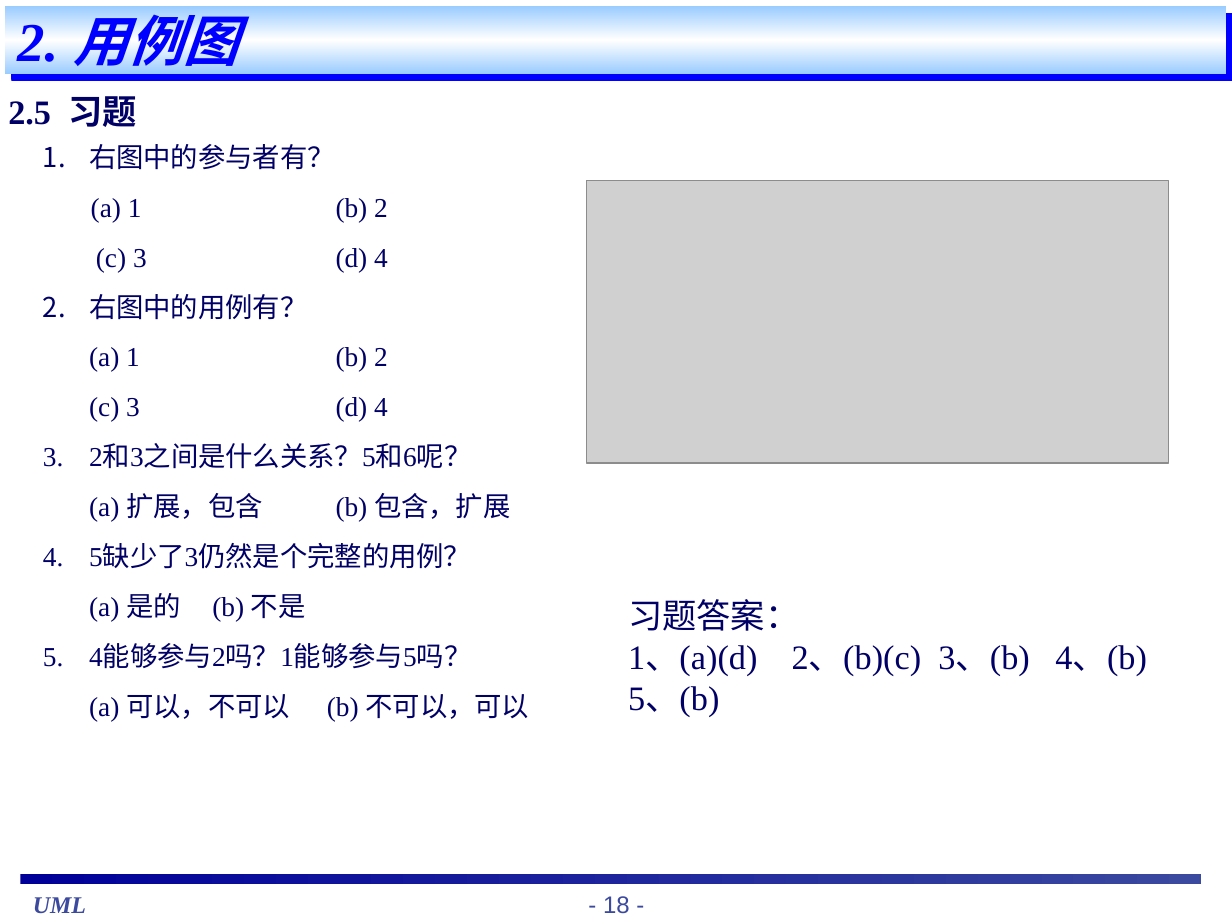
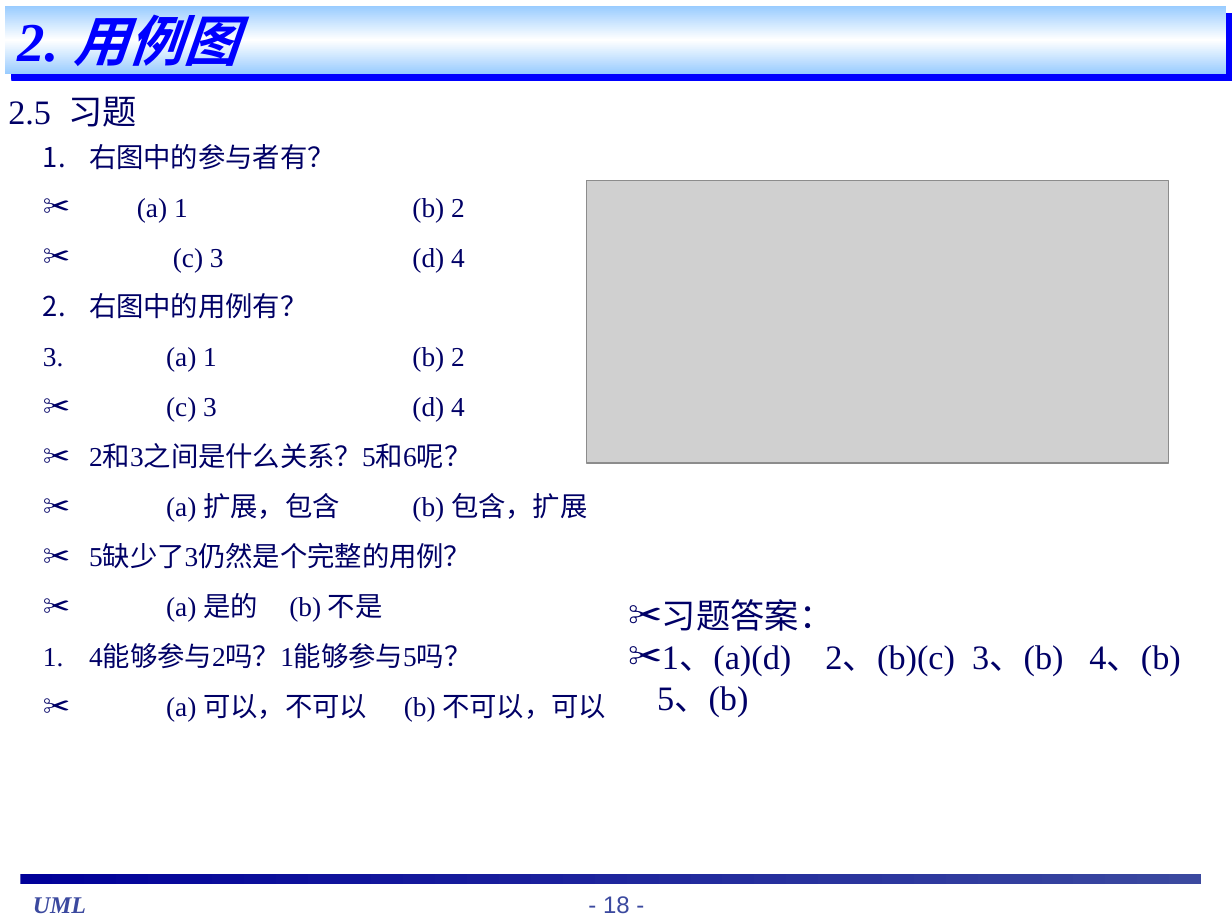
Before and after one commit to hfpf/Note, a slide deck: slide 18 of UML/staruml_教程.ppt. Drawn at 1232x924 pixels with LibreOffice and Linux fonts; fonts in the diff are those of the drawing; grey boxes stand for pictures. Boxes give left, top, right and bottom in pixels: in the first picture for what was removed or moved away, otherwise in the second. Text is boxed around its words. In the diff, an @@ line names an element or a change of style, - is before the commit and + after.

```diff
--- a/UML/staruml_教程.ppt
+++ b/UML/staruml_教程.ppt
@@ text "2.5 习题" at (x1=8, y1=96, x2=136, y2=127): bold off @@
@@ text at (x1=89, y1=198, x2=606, y2=721): bullet none to ✂; bullet none to 1.; bullet 1. to ✂ @@
@@ text "习题答案：" at (x1=657, y1=599, x2=1180, y2=717): bullet none to ✂ @@
```
Also in this commit, not shown: 45 other slides changed.
